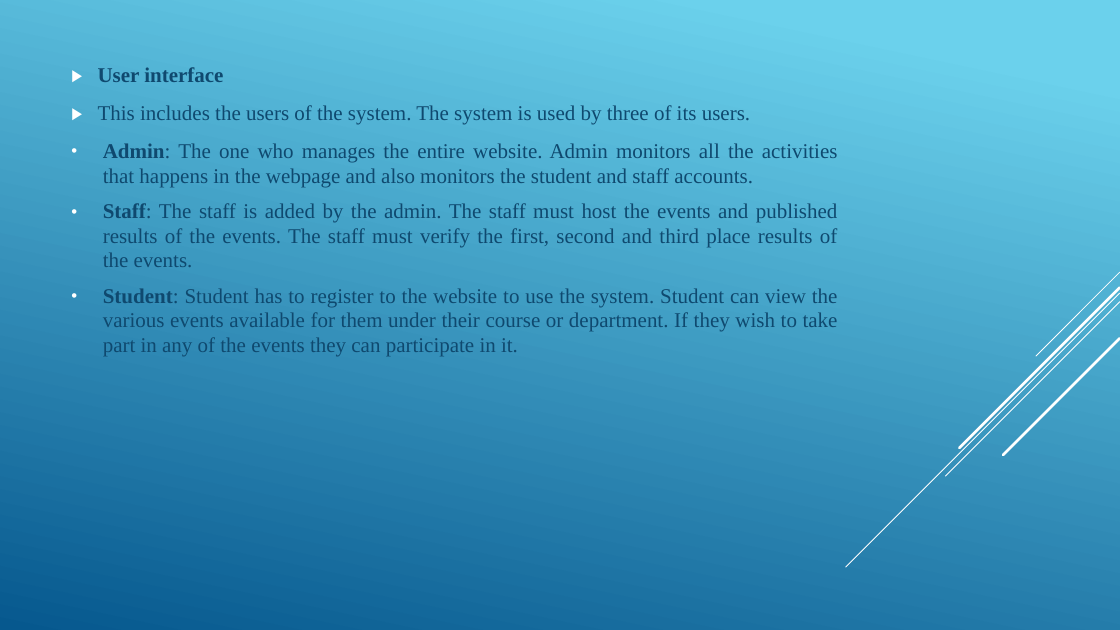
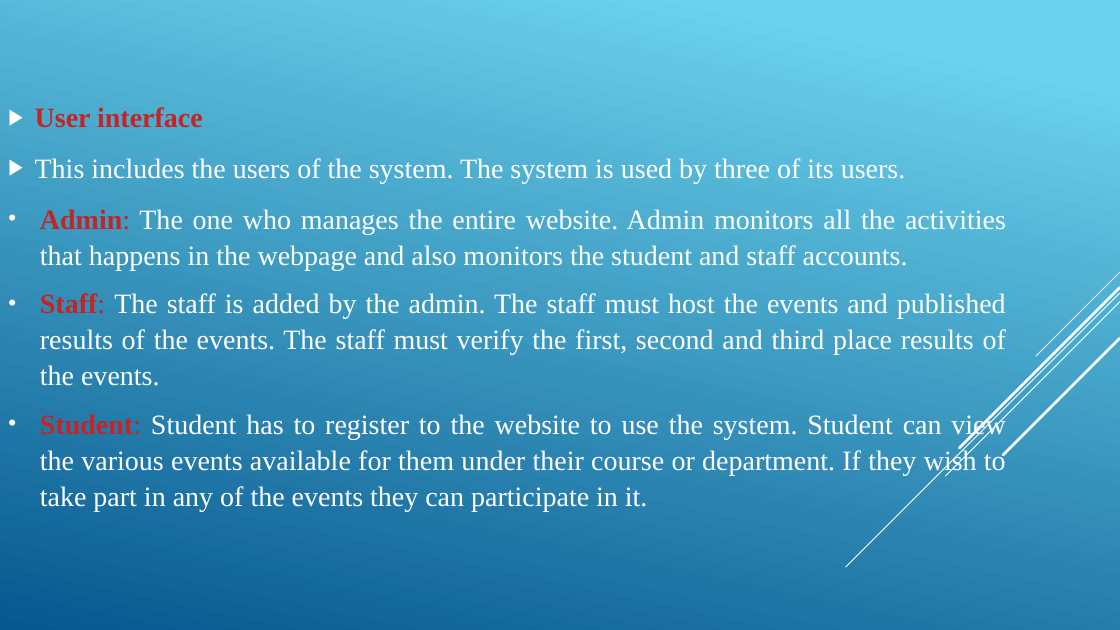
Before and after one commit to SanjayJoshi116/Extra-Curricular-Activity-Management, a slide deck: slide 6 of Project Docs/Presentation.pptx (slide 4 before the commit). Drawn at 1120x630 pixels with LibreOffice and Linux fonts; fonts in the diff are those of the drawing. Boxes give left, top, right and bottom in pixels: in the first picture for what was removed or moved away, otherwise in the second. Text is boxed around its words. In the diff, an @@ line names an element or a change of style, - is before the commit and + after.

```diff
--- a/Project Docs/Presentation.pptx
+++ b/Project Docs/Presentation.pptx
@@ text "User interface": place and size @@
-text "User interface" at <box>98,67,838,356</box>
+text "User interface" at <box>35,107,1006,511</box>
@@ text "User interface" at <box>35,107,1006,511</box>: size 18 to 24 pt, text colour #0F496F to #FFFFFF; text colour #0F496F to #C62324 in "User interface", "Admin:", "Staff:", "Student:"; line spacing 0.97 to 1.07; more space between paragraphs @@
```
Also in this commit, not shown: 6 other slides changed, 7 slides added.
